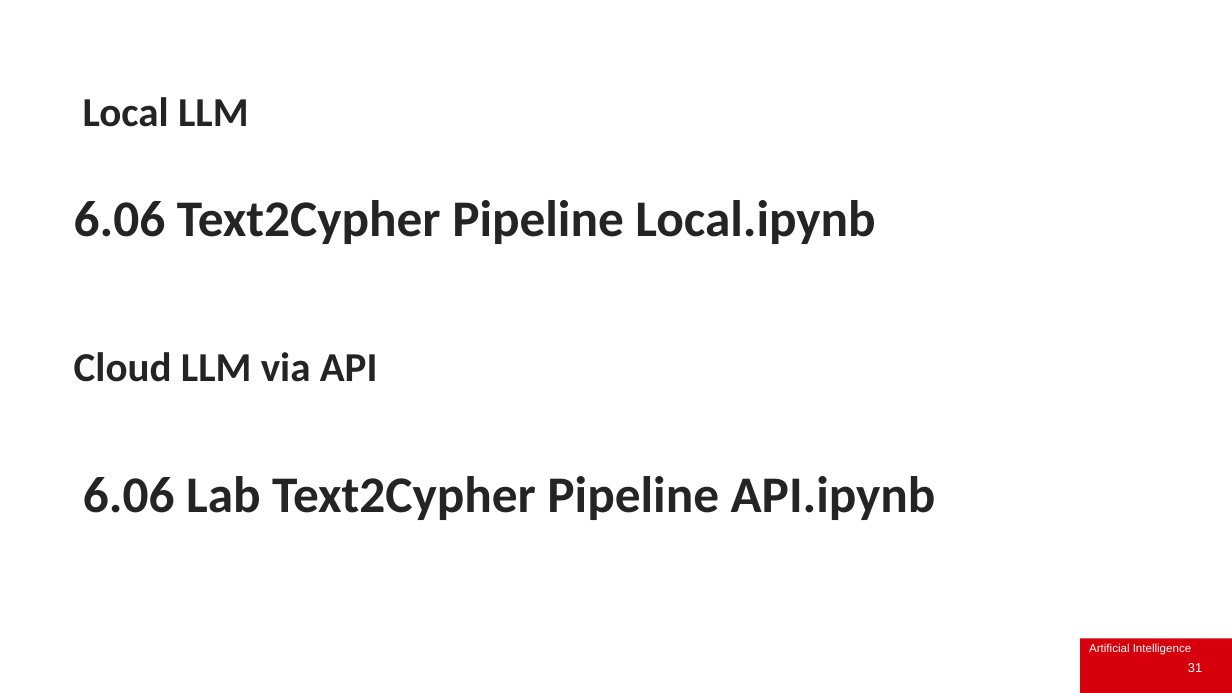
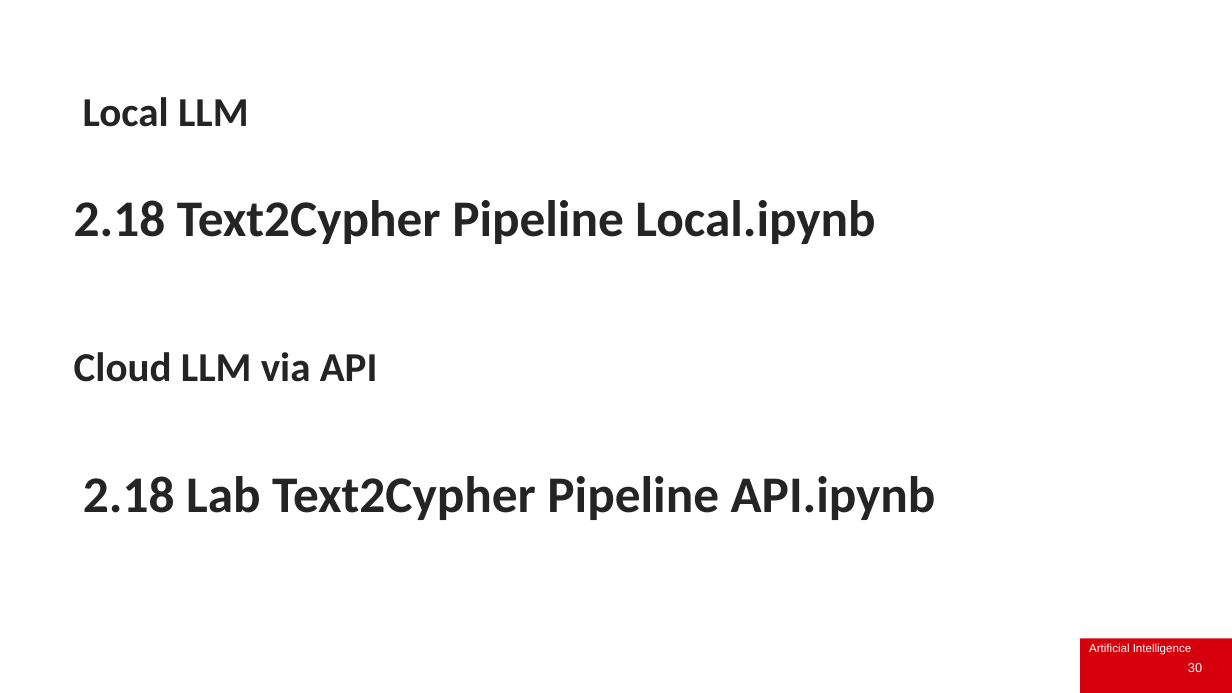
Before and after one commit to IainStyles/Knowledge-Engineering-2026, a slide deck: slide 30 of Slides/ECS8052 Week 6 2026-11-02.pptx (slide 31 before the commit). Drawn at 1232x693 pixels with LibreOffice and Linux fonts; fonts in the diff are those of the drawing; background and template pictures are left out. Boxes give left, top, right and bottom in pixels: in the first picture for what was removed or moved away, otherwise in the second. Text is boxed around its words. In the diff, an @@ line names an element or a change of style, - is before the commit and + after.

```diff
--- a/Slides/ECS8052 Week 6 2026-11-02.pptx
+++ b/Slides/ECS8052 Week 6 2026-11-02.pptx
@@ text at (x1=74, y1=200, x2=875, y2=244): text changed @@
-6.06 Text2Cypher Pipeline Local.ipynb
+2.18 Text2Cypher Pipeline Local.ipynb
@@ text at (x1=83, y1=476, x2=936, y2=520): text changed @@
-6.06 Lab Text2Cypher Pipeline API.ipynb
+2.18 Lab Text2Cypher Pipeline API.ipynb
@@ page number at (x1=1188, y1=663, x2=1202, y2=672): text changed @@
-31
+30
```
Also in this commit, not shown: 4 other slides changed, 1 slide removed, 17 other files.
